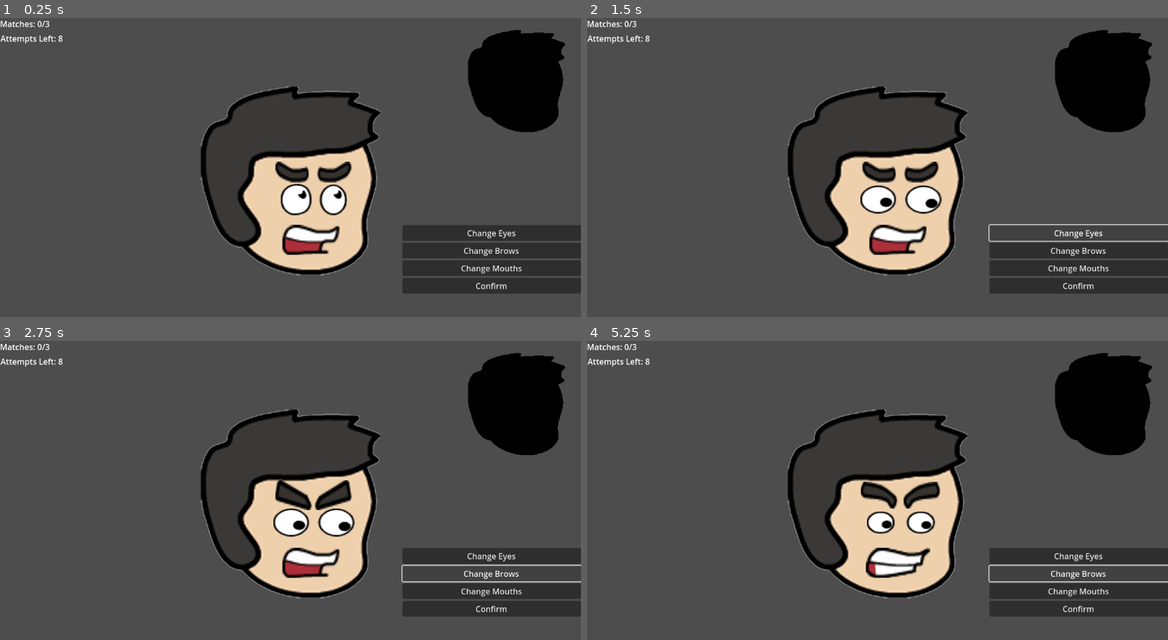
Above: before the commit, frames 1-4 (two rows, left to right).
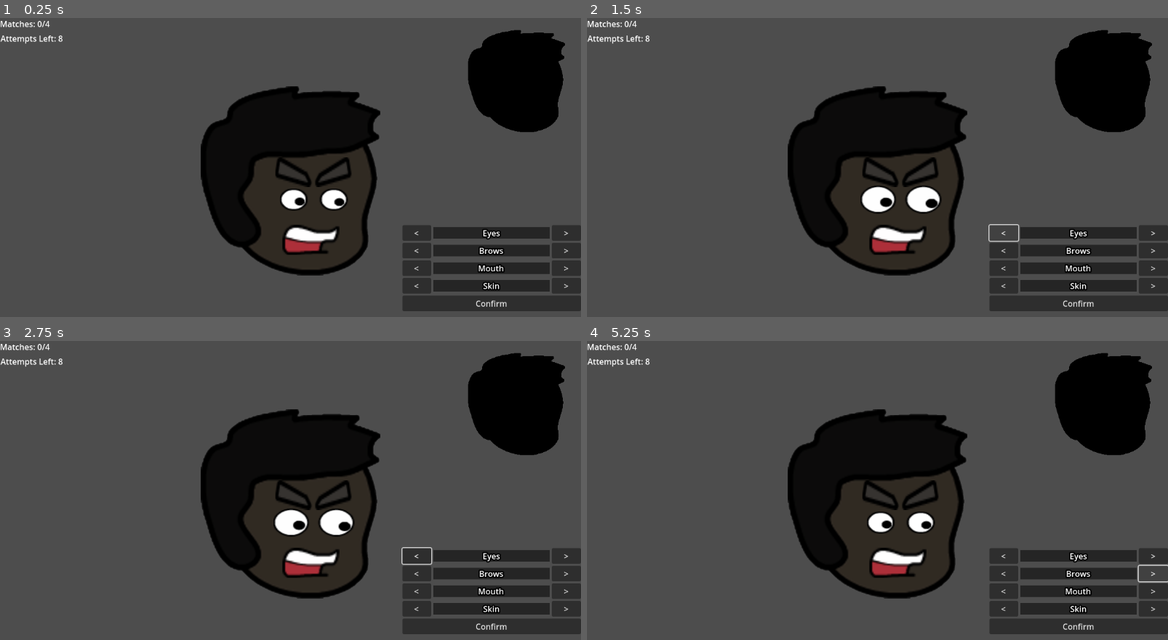
Above: after the commit, the same moments.

Repository: InnerAnythings/catch-thief
Game: Godot game, scene res://scenes/Main.tscn
The game is run twice, just before and just after one commit, with the same random seed, the same clock (stepped at 60 frames per second) and the same inputs.
Inputs (mouse positions are in pixels of both pictures, inside the frame that each line leads up to):
- Up to frame 1 (0.25 s): no input
- Up to frame 2 (1.5 s): click (1080, 233) at 0.5 s, where only the run before the commit has a clickable "Change Eyes"; click (1005, 233) at 1.25 s, where only the run after the commit has a clickable "<"
- Up to frame 3 (2.75 s): click (493, 574) at 2 s, where only the run before the commit has a clickable "Change Brows"
- Up to frame 4 (5.25 s): click (1150, 556) at 2.75 s, where only the run after the commit has a clickable ">"; click (1080, 592) at 3.5 s, where only the run before the commit has a clickable "Change Mouths"; click (1005, 574) at 4.25 s, where only the run after the commit has a clickable "<"; click (1150, 574) at 5 s, where only the run after the commit has a clickable ">"

The runs differ from the first frame. In frame 1, 16% of the frame differs, in the area x 7-100%, y 0-99%; in frame 2, 16%; in frame 3, 16%; in frame 4, 16%.

Commit message:
Added unused Hair and turned off it's visibility but can easily expand the game and add hair color.
Added a box in the left to tell you about your last plays.
Added a restart game button.

Diff:
--- a/scenes/Main.tscn
+++ b/scenes/Main.tscn
@@ -18,6 +18,12 @@
 [ext_resource type="Texture2D" uid="uid://ucg2x6ci8bs7" path="res://assets/brows/ExpressionsAssetByVerzatileDevIndiv__g5.png" id="16_gsxep"]
 [ext_resource type="Texture2D" uid="uid://b7qtim64qcia" path="res://assets/brows/ExpressionsAssetByVerzatileDevIndiv__g7.png" id="17_v0vrg"]
 
+[sub_resource type="StyleBoxFlat" id="StyleBoxFlat_ft6cd"]
+bg_color = Color(0.144063, 0.144063, 0.144062, 1)
+
+[sub_resource type="StyleBoxFlat" id="StyleBoxFlat_bb450"]
+bg_color = Color(0.145098, 0.145098, 0.145098, 1)
+
 [node name="Node2D" type="Node2D"]
 script = ExtResource("2_0bbpv")
 mouth_textures = Array[Texture2D]([ExtResource("3_ft6cd"), ExtResource("4_bb450"), ExtResource("5_nfivy"), ExtResource("6_1nqs0"), ExtResource("7_1iba3")])
@@ -37,17 +43,93 @@
 grow_horizontal = 0
 grow_vertical = 0
 
-[node name="BtnEyes" type="Button" parent="CanvasLayer/VBoxContainer"]
-layout_mode = 2
-text = "Change Eyes"
-
-[node name="BtnBrows" type="Button" parent="CanvasLayer/VBoxContainer"]
-layout_mode = 2
-text = "Change Brows"
-
-[node name="BtnMouth" type="Button" parent="CanvasLayer/VBoxContainer"]
-layout_mode = 2
-text = "Change Mouths"
+[node name="HBoxContainer" type="HBoxContainer" parent="CanvasLayer/VBoxContainer"]
+layout_mode = 2
+
+[node name="BtnEyesPrev" type="Button" parent="CanvasLayer/VBoxContainer/HBoxContainer"]
+layout_mode = 2
+size_flags_horizontal = 3
+text = "<"
+
+[node name="Label" type="Label" parent="CanvasLayer/VBoxContainer/HBoxContainer"]
+layout_mode = 2
+size_flags_horizontal = 3
+size_flags_stretch_ratio = 4.0
+theme_override_constants/outline_size = 10
+theme_override_styles/normal = SubResource("StyleBoxFlat_ft6cd")
+text = "Eyes"
+horizontal_alignment = 1
+
+[node name="BtnEyesNext" type="Button" parent="CanvasLayer/VBoxContainer/HBoxContainer"]
+layout_mode = 2
+size_flags_horizontal = 3
+text = ">"
+
+[node name="HBoxContainer2" type="HBoxContainer" parent="CanvasLayer/VBoxContainer"]
+layout_mode = 2
+
+[node name="BtnBrowsPrev" type="Button" parent="CanvasLayer/VBoxContainer/HBoxContainer2"]
+layout_mode = 2
+size_flags_horizontal = 3
+text = "<"
+
+[node name="Label" type="Label" parent="CanvasLayer/VBoxContainer/HBoxContainer2"]
+layout_mode = 2
+size_flags_horizontal = 3
+size_flags_stretch_ratio = 4.0
+theme_override_constants/outline_size = 10
+theme_override_styles/normal = SubResource("StyleBoxFlat_bb450")
+text = "Brows"
+horizontal_alignment = 1
+
+[node name="BtnBrowsNext" type="Button" parent="CanvasLayer/VBoxContainer/HBoxContainer2"]
+layout_mode = 2
+size_flags_horizontal = 3
+text = ">"
+
+[node name="HBoxContainer3" type="HBoxContainer" parent="CanvasLayer/VBoxContainer"]
+layout_mode = 2
+
+[node name="BtnMouthPrev" type="Button" parent="CanvasLayer/VBoxContainer/HBoxContainer3"]
+layout_mode = 2
+size_flags_horizontal = 3
+text = "<"
+
+[node name="Label" type="Label" parent="CanvasLayer/VBoxContainer/HBoxContainer3"]
+layout_mode = 2
+size_flags_horizontal = 3
+size_flags_stretch_ratio = 4.0
+theme_override_constants/outline_size = 10
+theme_override_styles/normal = SubResource("StyleBoxFlat_bb450")
+text = "Mouth"
+horizontal_alignment = 1
+
+[node name="BtnMouthNext" type="Button" parent="CanvasLayer/VBoxContainer/HBoxContainer3"]
+layout_mode = 2
+size_flags_horizontal = 3
+text = ">"
+
+[node name="HBoxContainer4" type="HBoxContainer" parent="CanvasLayer/VBoxContainer"]
+layout_mode = 2
+
+[node name="BtnSkinPrev" type="Button" parent="CanvasLayer/VBoxContainer/HBoxContainer4"]
+layout_mode = 2
+size_flags_horizontal = 3
+text = "<"
+
+[node name="Label" type="Label" parent="CanvasLayer/VBoxContainer/HBoxContainer4"]
+layout_mode = 2
+size_flags_horizontal = 3
+size_flags_stretch_ratio = 4.0
+theme_override_constants/outline_size = 10
+theme_override_styles/normal = SubResource("StyleBoxFlat_bb450")
+text = "Skin"
+horizontal_alignment = 1
+
+[node name="BtnSkinNext" type="Button" parent="CanvasLayer/VBoxContainer/HBoxContainer4"]
+layout_mode = 2
+size_flags_horizontal = 3
+text = ">"
 
 [node name="BtnConfirm" type="Button" parent="CanvasLayer/VBoxContainer"]
 layout_mode = 2
@@ -57,6 +139,13 @@
 offset_right = 40.0
 offset_bottom = 23.0
 text = "Score: 0/3"
+
+[node name="BtnRestart" type="Button" parent="CanvasLayer"]
+offset_left = 18.0
+offset_top = 600.0
+offset_right = 372.0
+offset_bottom = 631.0
+text = "Restart"
 
 [node name="LabelAttempts" type="Label" parent="CanvasLayer"]
 offset_left = 1.0
@@ -76,6 +165,15 @@
 text = "Game Over!"
 horizontal_alignment = 1
 
+[node name="ScrollContainer" type="ScrollContainer" parent="CanvasLayer"]
+offset_left = 50.0
+offset_top = 100.0
+offset_right = 200.0
+offset_bottom = 550.0
+
+[node name="HistoryList" type="VBoxContainer" parent="CanvasLayer/ScrollContainer"]
+layout_mode = 2
+
 [node name="Camera2D" type="Camera2D" parent="."]
 zoom = Vector2(0.5, 0.5)
 
@@ -85,10 +183,19 @@
 
 [node name="Character" parent="." instance=ExtResource("1_rvslj")]
 
-[connection signal="pressed" from="CanvasLayer/VBoxContainer/BtnEyes" to="." method="_on_btn_eyes_pressed"]
-[connection signal="pressed" from="CanvasLayer/VBoxContainer/BtnBrows" to="." method="_on_btn_brows_pressed"]
-[connection signal="pressed" from="CanvasLayer/VBoxContainer/BtnMouth" to="." method="_on_btn_mouth_pressed"]
+[node name="Hair" parent="Character" index="4"]
+modulate = Color(0.188235, 0.247059, 1, 1)
+
+[connection signal="pressed" from="CanvasLayer/VBoxContainer/HBoxContainer/BtnEyesPrev" to="." method="_on_btn_eyes_prev_pressed"]
+[connection signal="pressed" from="CanvasLayer/VBoxContainer/HBoxContainer/BtnEyesNext" to="." method="_on_btn_eyes_next_pressed"]
+[connection signal="pressed" from="CanvasLayer/VBoxContainer/HBoxContainer2/BtnBrowsPrev" to="." method="_on_btn_brows_prev_pressed"]
+[connection signal="pressed" from="CanvasLayer/VBoxContainer/HBoxContainer2/BtnBrowsNext" to="." method="_on_btn_brows_next_pressed"]
+[connection signal="pressed" from="CanvasLayer/VBoxContainer/HBoxContainer3/BtnMouthPrev" to="." method="_on_btn_mouth_prev_pressed"]
+[connection signal="pressed" from="CanvasLayer/VBoxContainer/HBoxContainer3/BtnMouthNext" to="." method="_on_btn_mouth_next_pressed"]
+[connection signal="pressed" from="CanvasLayer/VBoxContainer/HBoxContainer4/BtnSkinPrev" to="." method="_on_btn_skin_prev_pressed"]
+[connection signal="pressed" from="CanvasLayer/VBoxContainer/HBoxContainer4/BtnSkinNext" to="." method="_on_btn_skin_next_pressed"]
 [connection signal="pressed" from="CanvasLayer/VBoxContainer/BtnConfirm" to="." method="_on_btn_confirm_pressed"]
+[connection signal="pressed" from="CanvasLayer/BtnRestart" to="." method="_on_btn_restart_pressed"]
 
 [editable path="TargetCharacter"]
 [editable path="Character"]
--- a/scenes/character_creator.tscn
+++ b/scenes/character_creator.tscn
@@ -1,9 +1,10 @@
-[gd_scene load_steps=5 format=3 uid="uid://eta3wslxuisi"]
+[gd_scene load_steps=6 format=3 uid="uid://eta3wslxuisi"]
 
 [ext_resource type="Texture2D" uid="uid://vkiwp18dmknq" path="res://assets/heads/BlankFace.png" id="1_0yffs"]
 [ext_resource type="Texture2D" uid="uid://tlke5sowouio" path="res://assets/mouths/ExpressionsAssetByVerzatileDevIndiv__g166.png" id="2_xm6ha"]
 [ext_resource type="Texture2D" uid="uid://blfb41vjaes7v" path="res://assets/eyes/ExpressionsAssetByVerzatileDevIndiv__g51.png" id="3_ucp7b"]
 [ext_resource type="Texture2D" uid="uid://drl76i70f3xrc" path="res://assets/brows/ExpressionsAssetByVerzatileDevIndiv__g4.png" id="4_oy0w6"]
+[ext_resource type="Texture2D" uid="uid://dj6jdq4khvej1" path="res://assets/Hair/Hair.png" id="5_xm6ha"]
 
 [node name="CharacterCreator" type="Node2D"]
 
@@ -24,3 +25,7 @@
 position = Vector2(91, -35)
 scale = Vector2(4.25, 6.28846)
 texture = ExtResource("4_oy0w6")
+
+[node name="Hair" type="Sprite2D" parent="."]
+visible = false
+texture = ExtResource("5_xm6ha")
--- a/scripts/character_creator.gd
+++ b/scripts/character_creator.gd
@@ -1,12 +1,16 @@
 extends Node2D
+
+const ATTEMPTS_START = 8
 
 # 1. REFERENCING THE SPRITES
 # We need to tell the script where our sprite nodes are.
+@onready var p_body: Sprite2D = $Character/Head
 @onready var p_mouth: Sprite2D = $Character/Mouth
 @onready var p_eyes: Sprite2D = $Character/Eyes
 @onready var p_brows: Sprite2D = $Character/Brows
 
 # Target (Secret) Sprites
+@onready var t_body: Sprite2D = $TargetCharacter/Head
 @onready var t_mouth: Sprite2D = $TargetCharacter/Mouth
 @onready var t_eyes: Sprite2D = $TargetCharacter/Eyes
 @onready var t_brows: Sprite2D = $TargetCharacter/Brows
@@ -17,24 +21,38 @@
 @export var eyes_textures: Array[Texture2D]
 @export var brows_textures: Array[Texture2D]
 
+# Define Skin Colors (White -> Dark Grey)
+var skin_colors: Array[Color] = [
+	Color("ffffff"), # White
+	Color("cccccc"), # Light Grey
+	Color("999999"), # Grey
+	Color("666666"), # Dark Grey
+	Color("333333")  # Very Dark Grey
+]
+
 # UI Nodes
 @onready var label_score: Label = $CanvasLayer/LabelScore
 @onready var label_attempts: Label = $CanvasLayer/LabelAttempts
 @onready var label_game_over: Label = $CanvasLayer/LabelGameOver
+@onready var btn_restart: Button = $CanvasLayer/BtnRestart
+
+@onready var history_list: VBoxContainer = $CanvasLayer/ScrollContainer/HistoryList
 # 3. TRACKING CURRENT SELECTION
 # These numbers track which item in the array we are currently showing.
 # Player Selections
 var p_mouth_idx: int = 0
 var p_eyes_idx: int = 0
 var p_brows_idx: int = 0
+var p_skin_idx: int = 0
 
 # Target (Secret) Selections
 var t_mouth_idx: int = 0
 var t_eyes_idx: int = 0
 var t_brows_idx: int = 0
+var t_skin_idx: int = 0
 
 # Game State
-var attempts_left: int = 8
+var attempts_left: int = ATTEMPTS_START
 var is_game_over: bool = false
 
 func _ready() -> void:
@@ -44,9 +62,13 @@
 
 func start_new_game() -> void:
 	is_game_over = false
-	attempts_left = 8
+	attempts_left = ATTEMPTS_START
 	label_game_over.text = "Game Over!"
 	label_game_over.visible = false
+	btn_restart.visible = false  # Hide restart button
+
+	for child in history_list.get_children():
+		child.queue_free()
 	update_ui_labels(0) # 0 score initially
 
 	# 1. Pick Random Indexes for the Target
@@ -54,7 +76,12 @@
 	if mouth_textures.size() > 0: t_mouth_idx = randi() % mouth_textures.size()
 	if eyes_textures.size() > 0: t_eyes_idx = randi() % eyes_textures.size()
 	if brows_textures.size() > 0: t_brows_idx = randi() % brows_textures.size()
-
+	t_skin_idx = randi() % skin_colors.size()
+
+	if mouth_textures.size() > 0: p_mouth_idx = randi() % mouth_textures.size()
+	if eyes_textures.size() > 0: p_eyes_idx = randi() % eyes_textures.size()
+	if brows_textures.size() > 0: p_brows_idx = randi() % brows_textures.size()
+	p_skin_idx = randi() % skin_colors.size()
 	# 2. Update the Visuals for both characters
 	# We hide the target visually (make it black) until the end
 	$TargetCharacter.modulate = Color.BLACK
@@ -67,31 +94,121 @@
 	if mouth_textures.size() > 0: p_mouth.texture = mouth_textures[p_mouth_idx]
 	if eyes_textures.size() > 0: p_eyes.texture = eyes_textures[p_eyes_idx]
 	if brows_textures.size() > 0: p_brows.texture = brows_textures[p_brows_idx]
+	p_body.modulate = skin_colors[p_skin_idx]
 
 func update_target_visuals() -> void:
 	if mouth_textures.size() > 0: t_mouth.texture = mouth_textures[t_mouth_idx]
 	if eyes_textures.size() > 0: t_eyes.texture = eyes_textures[t_eyes_idx]
 	if brows_textures.size() > 0: t_brows.texture = brows_textures[t_brows_idx]
+	t_body.modulate = skin_colors[t_skin_idx]
 
 func update_ui_labels(current_score: int) -> void:
-	label_score.text = "Matches: " + str(current_score) + "/3"
+	label_score.text = "Matches: " + str(current_score) + "/4"
 	label_attempts.text = "Attempts Left: " + str(attempts_left)
 
+func get_next_index(current: int, direction: int, max_size: int) -> int:
+	if max_size == 0: return 0
+	# We add max_size before modulo to handle negative numbers correctly
+	# Example: (-1 + 5) % 5 = 4.
+	return (current + direction + max_size) % max_size
+
+# --- HISTORY GENERATOR ---
+func add_history_entry(score: int) -> void:
+	# 1. Create a container for this row
+	var row = HBoxContainer.new()
+	row.add_theme_constant_override("separation", 10) # Add space between items
+
+	# 2. Add Label for Attempt Number
+	var lbl_num = Label.new()
+	lbl_num.text = str(ATTEMPTS_START - attempts_left) + "." # "1.", "2." etc
+	row.add_child(lbl_num)
+
+	# 3. Create Mini Icons for what we picked
+	# Skin (Color Square)
+	var icon_skin = ColorRect.new()
+	icon_skin.custom_minimum_size = Vector2(30, 30)
+	icon_skin.color = skin_colors[p_skin_idx]
+	row.add_child(icon_skin)
+
+	# Eyes (Texture)
+	if eyes_textures.size() > 0:
+		row.add_child(create_mini_texture(eyes_textures[p_eyes_idx]))
+
+	# Brows (Texture)
+	if brows_textures.size() > 0:
+		row.add_child(create_mini_texture(brows_textures[p_brows_idx]))
+
+	# Mouth (Texture)
+	if mouth_textures.size() > 0:
+		row.add_child(create_mini_texture(mouth_textures[p_mouth_idx]))
+
+	# 4. Add Score Label
+	var lbl_score = Label.new()
+	lbl_score.text = "Score: " + str(score)
+	# Color code the score
+	if score == 4: lbl_score.modulate = Color.GREEN
+	elif score == 0: lbl_score.modulate = Color.RED
+	else: lbl_score.modulate = Color.YELLOW
+
+	row.add_child(lbl_score)
+
+	# 5. Add the row to the list
+	history_list.add_child(row)
+
+	# Optional: Scroll to bottom
+	await get_tree().process_frame
+	$CanvasLayer/ScrollContainer.scroll_vertical = $CanvasLayer/ScrollContainer.get_v_scroll_bar().max_value
+
+# Helper to make small icons
+func create_mini_texture(tex: Texture2D) -> TextureRect:
+	var tr = TextureRect.new()
+	tr.texture = tex
+	tr.expand_mode = TextureRect.EXPAND_IGNORE_SIZE
+	tr.stretch_mode = TextureRect.STRETCH_KEEP_ASPECT_CENTERED
+	tr.custom_minimum_size = Vector2(30, 30) # Size of the icon
+	# Add a grey background to see it better
+	var bg = ColorRect.new()
+	bg.color = Color(0,0,0,0.5)
+	bg.show_behind_parent = true
+	bg.set_anchors_preset(Control.PRESET_FULL_RECT)
+	tr.add_child(bg)
+	return tr
+
 # --- BUTTON INPUTS ---
-
-func _on_btn_eyes_pressed() -> void:
-	if is_game_over: return # Stop inputs if game ended
-	p_eyes_idx = (p_eyes_idx + 1) % eyes_textures.size() # Short way to loop numbers
-	update_player_visuals()
-
-func _on_btn_brows_pressed() -> void:
-	if is_game_over: return
-	p_brows_idx = (p_brows_idx + 1) % brows_textures.size()
-	update_player_visuals()
-
-func _on_btn_mouth_pressed() -> void:
-	if is_game_over: return
-	p_mouth_idx = (p_mouth_idx + 1) % mouth_textures.size()
+# EYES
+func _on_btn_eyes_prev_pressed() -> void:
+	p_eyes_idx = get_next_index(p_eyes_idx, -1, eyes_textures.size())
+	update_player_visuals()
+
+func _on_btn_eyes_next_pressed() -> void:
+	p_eyes_idx = get_next_index(p_eyes_idx, 1, eyes_textures.size())
+	update_player_visuals()
+
+# BROWS
+func _on_btn_brows_prev_pressed() -> void:
+	p_brows_idx = get_next_index(p_brows_idx, -1, brows_textures.size())
+	update_player_visuals()
+
+func _on_btn_brows_next_pressed() -> void:
+	p_brows_idx = get_next_index(p_brows_idx, 1, brows_textures.size())
+	update_player_visuals()
+
+# MOUTH
+func _on_btn_mouth_prev_pressed() -> void:
+	p_mouth_idx = get_next_index(p_mouth_idx, -1, mouth_textures.size())
+	update_player_visuals()
+
+func _on_btn_mouth_next_pressed() -> void:
+	p_mouth_idx = get_next_index(p_mouth_idx, 1, mouth_textures.size())
+	update_player_visuals()
+
+# SKIN
+func _on_btn_skin_prev_pressed() -> void:
+	p_skin_idx = get_next_index(p_skin_idx, -1, skin_colors.size())
+	update_player_visuals()
+
+func _on_btn_skin_next_pressed() -> void:
+	p_skin_idx = get_next_index(p_skin_idx, 1, skin_colors.size())
 	update_player_visuals()
 
 # --- THE GAME LOGIC ---
@@ -103,17 +220,17 @@
 	var correct_count = 0
 
 	# Compare Player Index vs Target Index
-	if p_eyes_idx == t_eyes_idx:
-		correct_count += 1
-	if p_brows_idx == t_brows_idx:
-		correct_count += 1
-	if p_mouth_idx == t_mouth_idx:
-		correct_count += 1
+	if p_eyes_idx == t_eyes_idx: correct_count += 1
+	if p_brows_idx == t_brows_idx: correct_count += 1
+	if p_mouth_idx == t_mouth_idx: correct_count += 1
+	if p_skin_idx == t_skin_idx: correct_count += 1
 
 	update_ui_labels(correct_count)
 
+	add_history_entry(correct_count)
+
 	# WIN CONDITION
-	if correct_count == 3:
+	if correct_count == 4:
 		game_over(true)
 	# LOSE CONDITION
 	elif attempts_left <= 0:
@@ -124,9 +241,14 @@
 	# Reveal the secret character!
 	$TargetCharacter.modulate = Color.WHITE
 	label_game_over.visible = true
+	btn_restart.visible = true
 	if did_win:
 		label_game_over.text = "YOU WIN!"
 		label_game_over.modulate = Color.GREEN
 	else:
 		label_game_over.text = "GAME OVER!"
 		label_game_over.modulate = Color.RED
+
+
+func _on_btn_restart_pressed() -> void:
+	start_new_game()
Binary file added: assets/Hair/Hair.png
Not shown, added: assets/Hair/Hair.png.import
Not shown: 1 places in scenes/Main.tscn that only renumber resources
